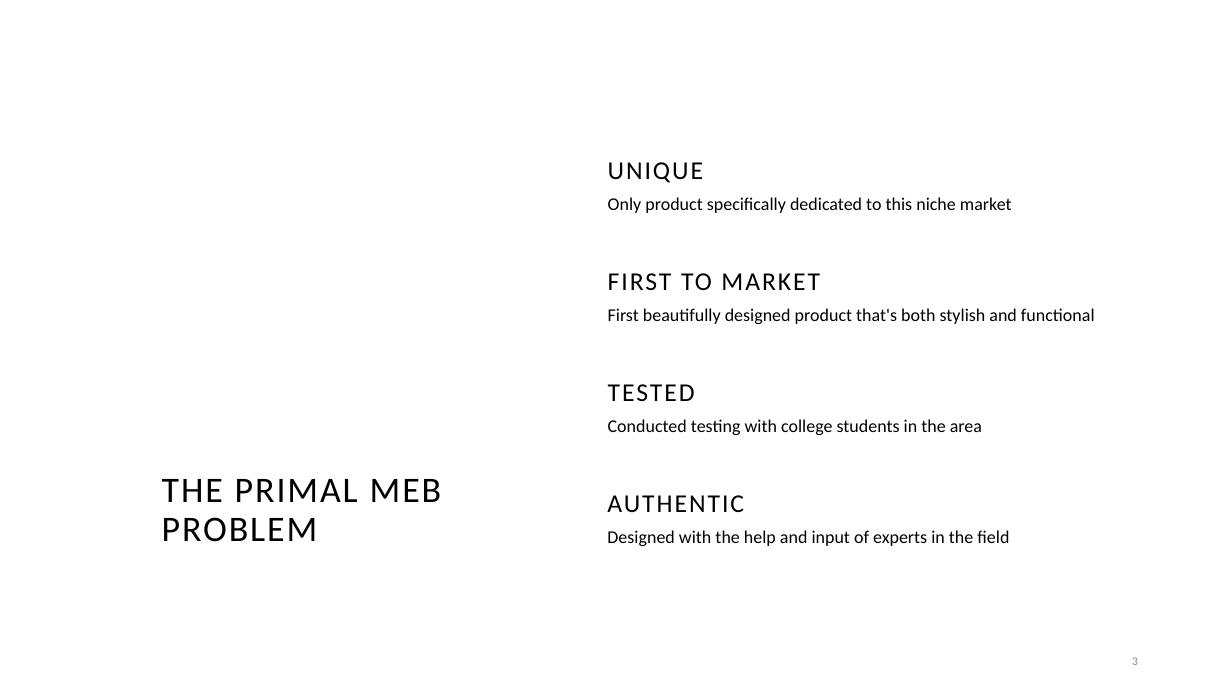
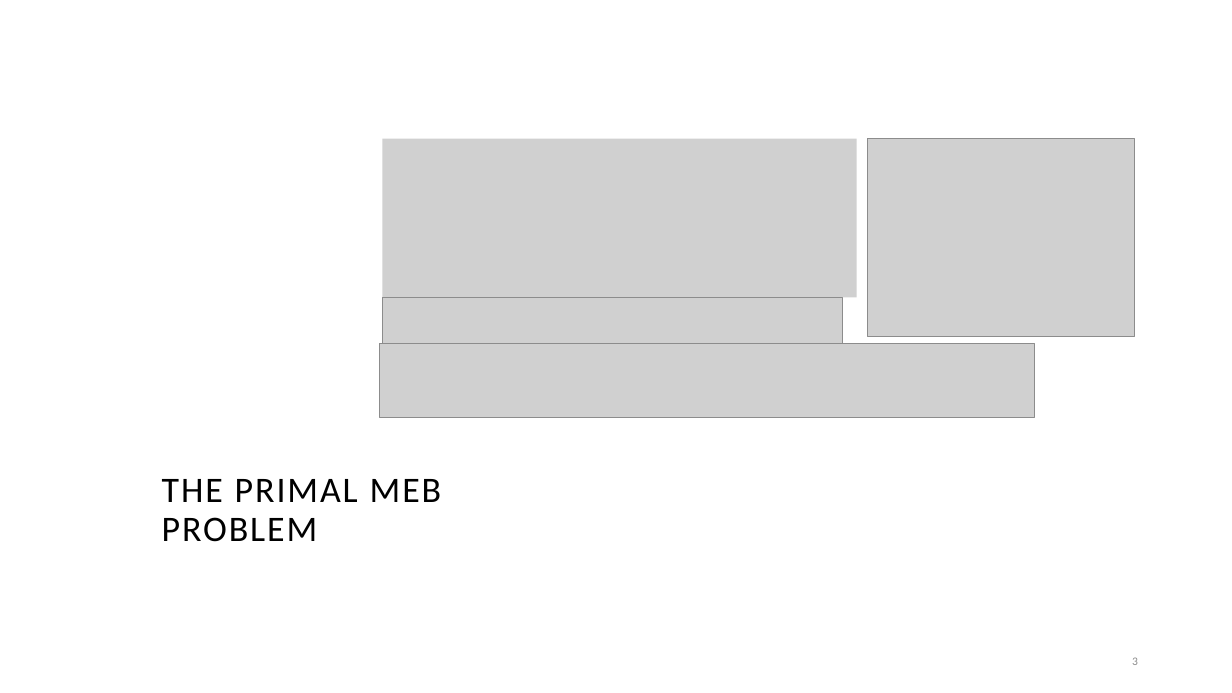
Before and after one commit to suleymanerim1/MEB_FrankWolfe_Optimization, a slide deck: slide 3 of Minimum Enclosing Ball for FW.pptx. Drawn at 1232x693 pixels with LibreOffice and Linux fonts; fonts in the diff are those of the drawing; grey boxes stand for pictures; background and template pictures are left out. Boxes give left, top, right and bottom in pixels: in the first picture for what was removed or moved away, otherwise in the second. Text is boxed around its words. In the diff, an @@ line names an element or a change of style, - is before the commit and + after.

```diff
--- a/Minimum Enclosing Ball for FW.pptx
+++ b/Minimum Enclosing Ball for FW.pptx
@@ picture added at box(383, 139, 857, 298) @@
@@ picture added at box(868, 139, 1135, 336) @@
@@ text removed at box(608, 162, 703, 183) @@
-UNIQUE
@@ text removed at box(608, 197, 1012, 213) @@
-Only product specifically dedicated to this niche market
@@ picture added at box(383, 298, 843, 344) @@
@@ text removed at box(608, 273, 820, 290) @@
-FIRST TO MARKET
@@ text removed at box(608, 308, 1095, 324) @@
-First beautifully designed product that's both stylish and functional
@@ picture added at box(380, 344, 1035, 418) @@
@@ text removed at box(608, 384, 695, 401) @@
-TESTED
@@ text removed at box(608, 419, 982, 435) @@
-Conducted testing with college students in the area
@@ text removed at box(607, 495, 744, 512) @@
-AUTHENTIC
@@ text removed at box(607, 530, 1009, 546) @@
-Designed with the help and input of experts in the field
```
Also in this commit, not shown: 3 other slides changed, 2 slides added, 2 slides removed.
